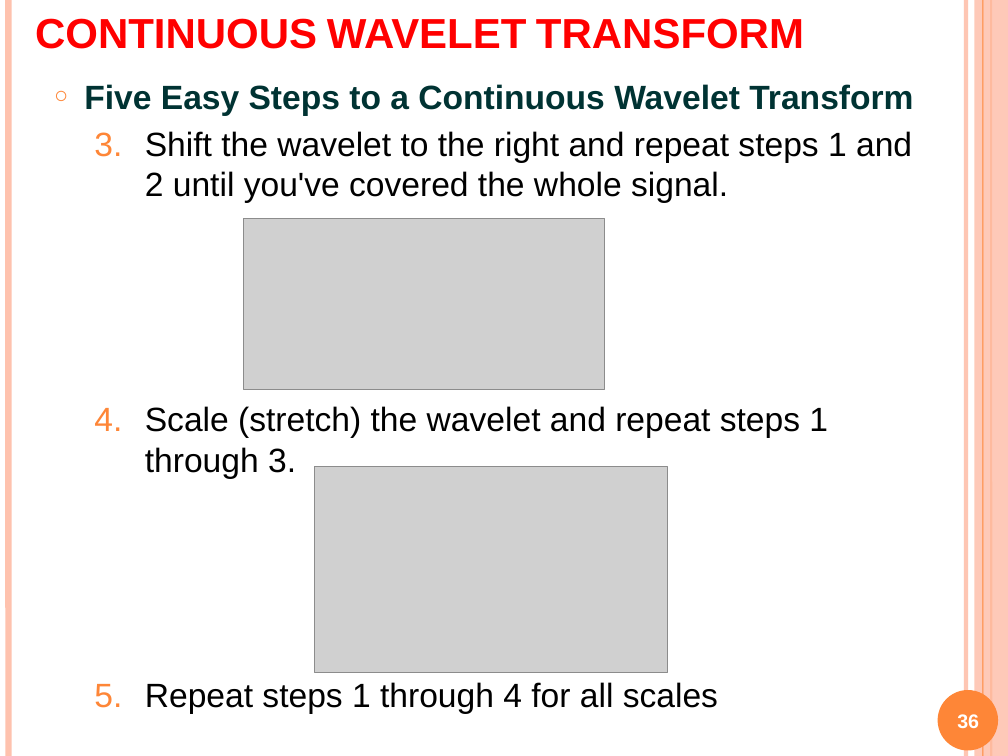
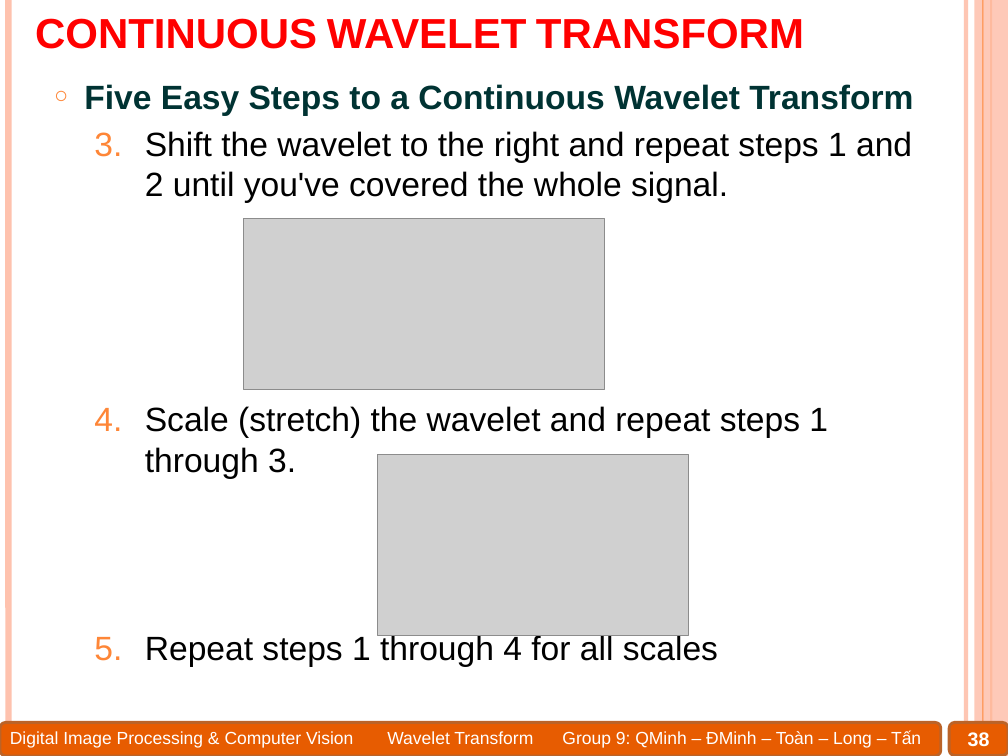
Before and after one commit to Alex7Huynh/dip-g9, a slide deck: slide 38 of 6. PPT/Wavelet transform.pptx (slide 36 before the commit). Drawn at 1008x756 pixels with LibreOffice and Linux fonts; fonts in the diff are those of the drawing; grey boxes stand for pictures. Boxes give left, top, right and bottom in pixels: in the first picture for what was removed or moved away, otherwise in the second. Text is boxed around its words. In the diff, an @@ line names an element or a change of style, - is before the commit and + after.

```diff
--- a/6. PPT/Wavelet transform.pptx
+++ b/6. PPT/Wavelet transform.pptx
@@ text "Five Easy Steps to a ..." rewrapped from <box>84,84,913,714</box> to <box>84,84,913,667</box> @@
@@ picture: place and size @@
-picture at <box>314,467,667,672</box>
+picture at <box>378,455,688,636</box>
@@ ellipse removed at <box>937,690,998,751</box> @@
@@ rounded rectangle added at <box>0,723,940,756</box>, fill #E75C01, outline #BC6329 2 pt @@
@@ text added at <box>10,731,921,748</box>, 12.5 pt, text #FFFFFF @@
+Digital Image Processing & Computer Vision Wavelet Transform Group 9: QMinh – ĐMinh – Toàn – Long – Tấn
@@ rounded rectangle added at <box>950,723,1008,756</box>, fill #E75C01, outline #BC6329 2 pt @@
@@ page number at <box>968,732,990,746</box>: text changed @@
-36
+38
```
Also in this commit, not shown: 80 other slides changed, 3 slides added, 4 other files.
